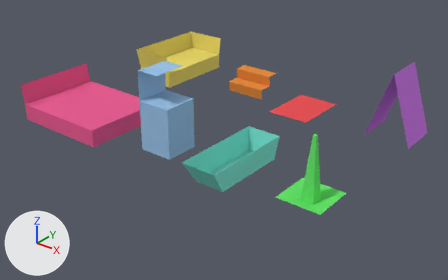
The Blender file widgets.blend: old version first, new version second.
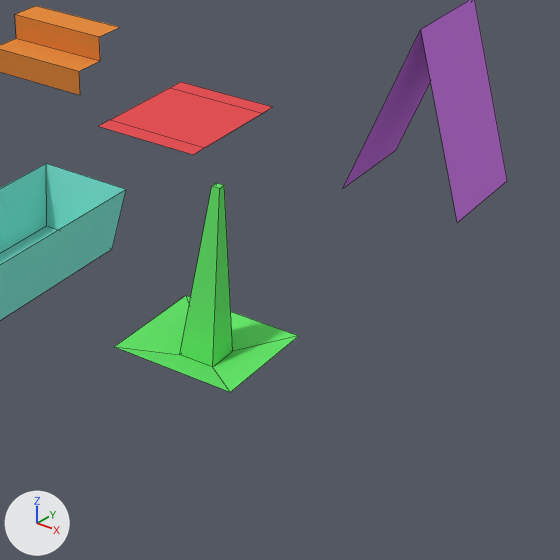
There are two pictures of each version: one whole from a 50 mm lens placed at (3.71, -9.34, 4.55), pointed at (-2.22, -1.92, -0.05), one close up on the part from 52% to 100% of the width and 22% to 100% of the height. The axes (+X, +Y, +Z) are drawn at lower left. The lights are the same throughout. The close-ups show mesh edges as thin lines.

Names of what the first close-up shows: 'Circulation.000', 'Retail.000', 'Sahn.000', 'Stairs.000', 'Toilet.000'.
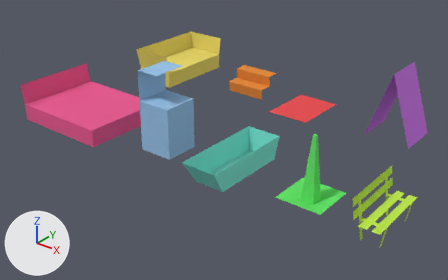
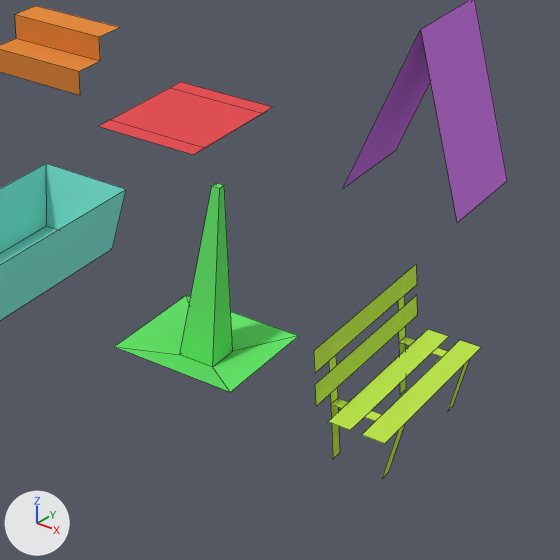
Edits to the bpy script that builds the scene:
```text
Add mat_outside:
    mat_outside = diffuse_material('Outside')
    mat_outside.base_color = (0.52, 0.802, 0.0777)  # green #bfe74f
Add me_cube_008:
    me_cube_008.from_pydata(...)  # 56 vertices, 16 faces; spans x -0.253..0.147, y -0.55..0.55, z -0.1..0.55
    me_cube_008.materials.append(mat_outside)  # green #bfe74f
Add ob_outside_000:
    ob_outside_000 = bpy.data.objects.new('Outside.000', me_cube_008)
    ob_outside_000.location = (1.157, -2.806, 0.1)
```

Boxes (x1, y1, x2, y2) around the edits, measured in the close-ups (560 x 560 px):
'Outside.000', added (green)
    after: (314, 264, 481, 478)
